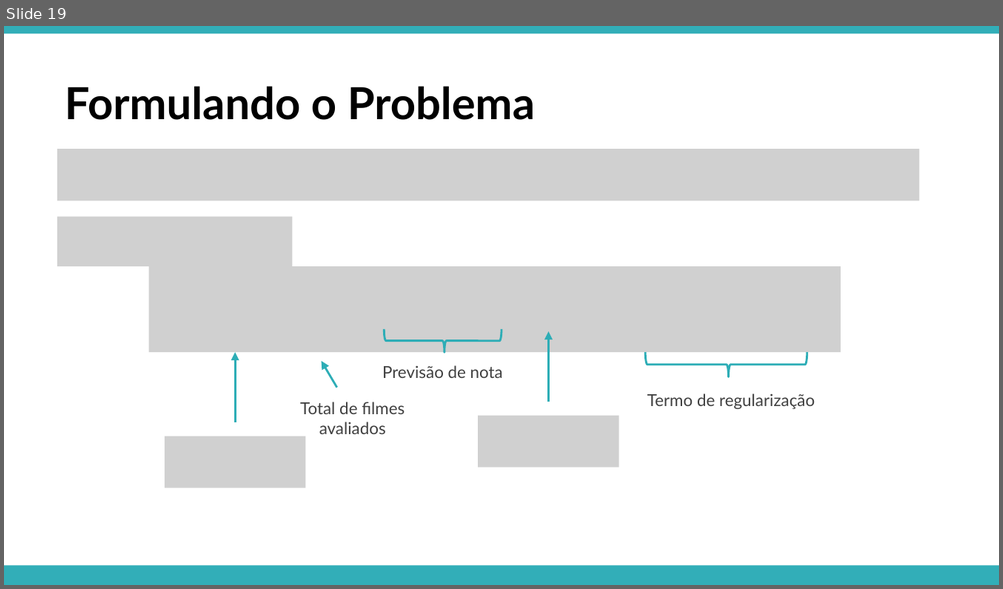
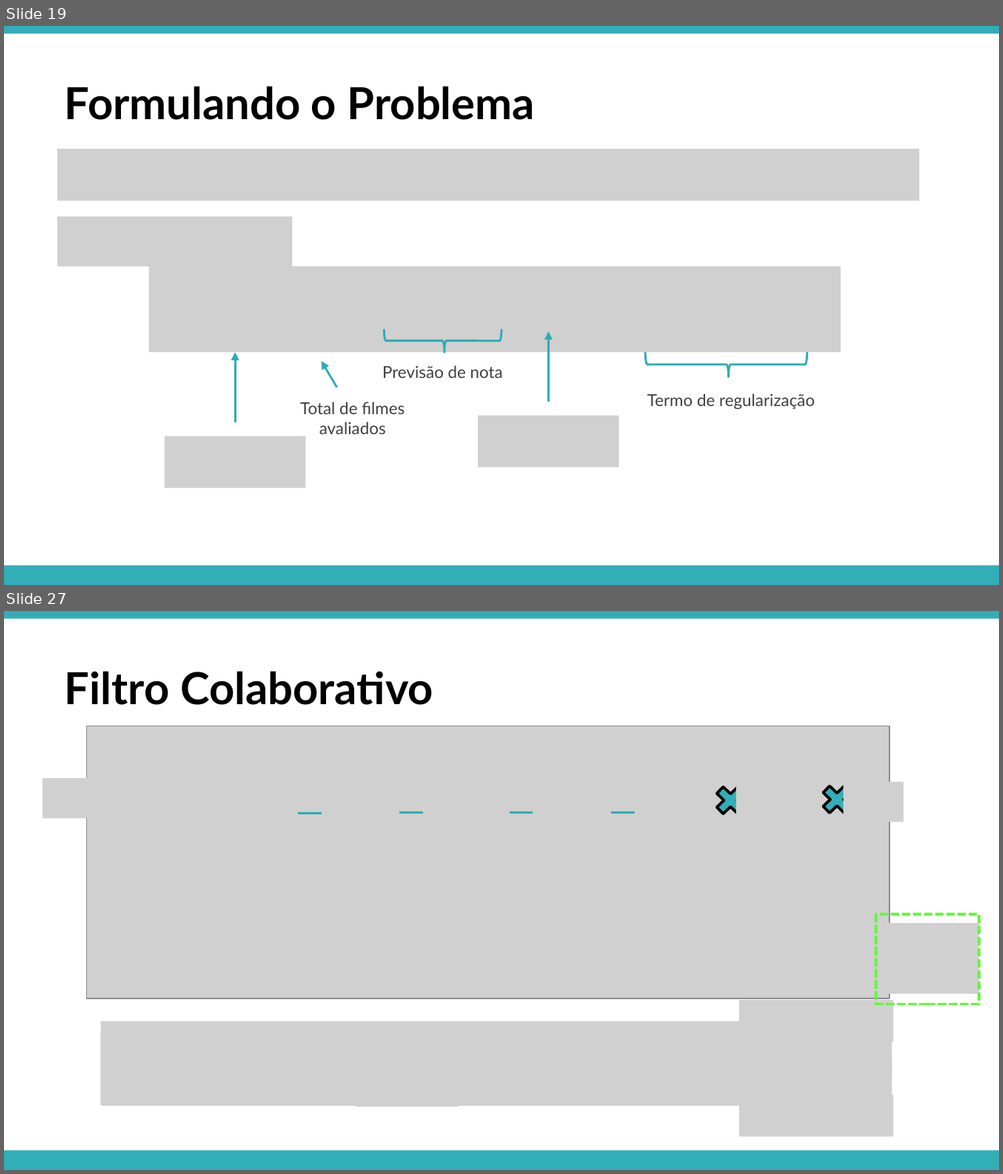
Before and after one commit to APILASTRI/coursera-stanford, a slide deck: machine-learning/notations/semana-9/presentation/15-recommender-systems.pptx. Shown one above the other, each under a label of ours: slide 19 before the commit, slides 19 and 27 after it; the slides between them are not shown. The pictures are 1003x589 and 1003x1174 pixels, drawn with LibreOffice and Linux fonts; fonts in the diff are those of the drawing; grey boxes stand for pictures. Boxes give left, top, right and bottom in pixels: in the first picture for what was removed or moved away, otherwise in the second. Text is boxed around its words. In the diff, an @@ line names an element or a change of style, - is before the commit and + after.

```diff
--- a/machine-learning/notations/semana-9/presentation/15-recommender-systems.pptx
+++ b/machine-learning/notations/semana-9/presentation/15-recommender-systems.pptx
@@ slide 27 added at box(4, 611, 999, 1170), background #FFFFFF; not listed: 2 template elements that a slide beside it also shows @@
@@ text added at box(65, 671, 433, 705), 32 pt, text #000000, bold @@
+Filtro Colaborativo
@@ picture added at box(87, 726, 889, 999) @@
@@ picture added at box(282, 749, 341, 784) @@
@@ picture added at box(388, 750, 447, 785) @@
@@ picture added at box(493, 750, 552, 785) @@
@@ picture added at box(605, 749, 663, 784) @@
@@ picture added at box(42, 778, 94, 818) @@
@@ cross added at box(710, 781, 751, 820), fill #32AEB8, outline #000000 2 pt @@
@@ picture added at box(736, 782, 797, 822) @@
@@ cross added at box(817, 780, 857, 819), fill #32AEB8, outline #000000 2 pt @@
@@ picture added at box(842, 782, 903, 822) @@
@@ line added from (297, 814) to (321, 814), #2EADB7 1.5 pt @@
@@ line added from (400, 813) to (423, 813), #2EADB7 1.5 pt @@
@@ line added from (509, 813) to (532, 813), #2EADB7 1.5 pt @@
@@ line added from (611, 813) to (634, 813), #2EADB7 1.5 pt @@
@@ rectangle added at box(876, 914, 979, 1005), outline #61FB37 2 pt dashed @@
@@ picture added at box(876, 923, 979, 994) @@
@@ picture added at box(739, 1000, 893, 1042) @@
@@ picture added at box(100, 1022, 756, 1106) @@
@@ picture added at box(737, 1032, 891, 1073) @@
@@ picture added at box(100, 1034, 204, 1105) @@
@@ picture added at box(355, 1037, 458, 1108) @@
@@ picture added at box(664, 1053, 733, 1080) @@
@@ picture added at box(737, 1064, 891, 1105) @@
@@ picture added at box(739, 1096, 893, 1137) @@
```
Also in this commit, not shown: 22 other slides added.
